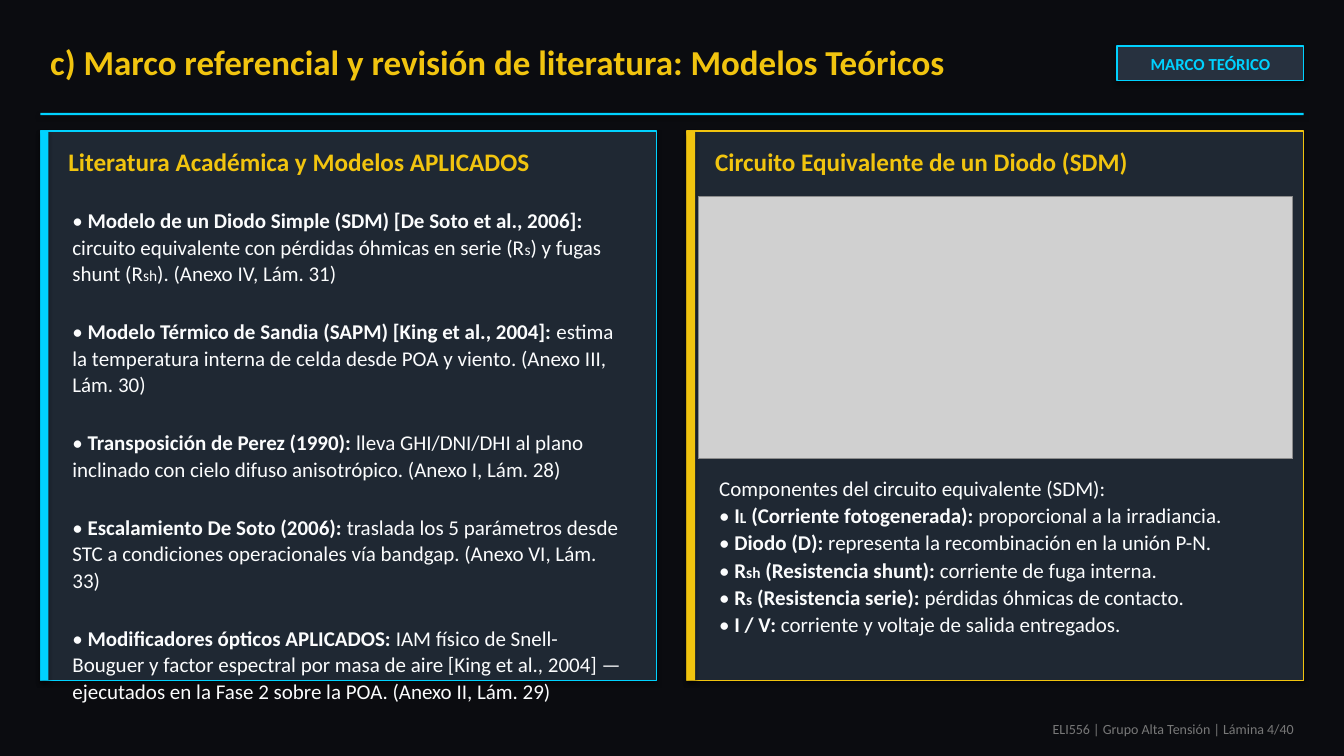
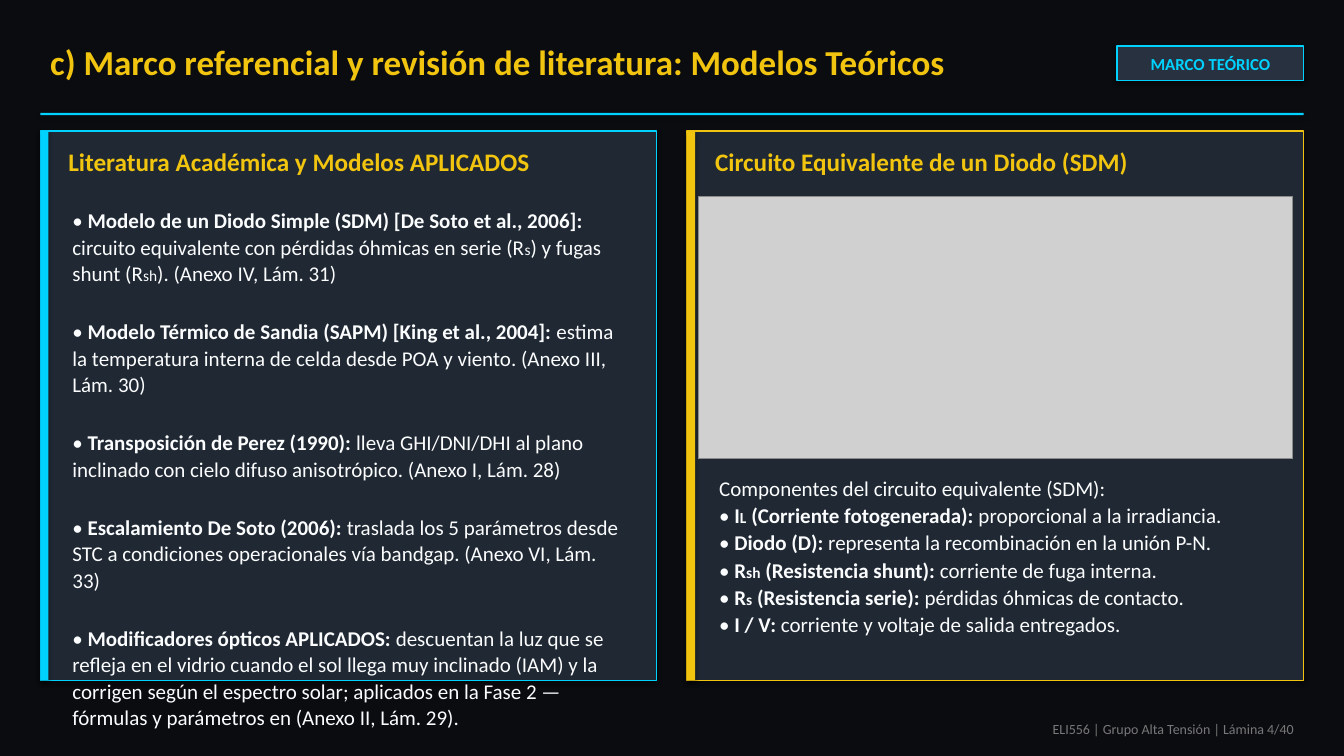
Before and after one commit to theChosen16/t2-paneles, a slide deck: slide 4 of output/Presentacion_Final_ELI556_Atacama_POA_Tarea2_revisado.pptx. Drawn at 1344x756 pixels with LibreOffice and Linux fonts; fonts in the diff are those of the drawing; grey boxes stand for pictures. Boxes give left, top, right and bottom in pixels: in the first picture for what was removed or moved away, otherwise in the second. Text is boxed around its words. In the diff, an @@ line names an element or a change of style, - is before the commit and + after.

Commit message:
fix: corrige desbordes de texto y simplifica explicacion de modificadores opticos
- Simplifica la vineta de modificadores opticos en la lamina de Marco Teorico
  (lenguaje simple, detalle tecnico remitido al Anexo II)
- Acorta titulo y pie de la lamina de modificadores opticos, moviendo el
  detalle de implementacion al Anexo II
- Corrige desborde de tabla en la lamina de Sintesis (chocaba con el pie de pagina)
- Corrige desborde de etiqueta y titulo en la lamina de Recurso Real
- Corrige desborde del panel de funciones pvlib en el Anexo de herramientas
- Ajusta alturas de panel en el Anexo XIII para evitar desborde

```diff
--- a/output/Presentacion_Final_ELI556_Atacama_POA_Tarea2_revisado.pptx
+++ b/output/Presentacion_Final_ELI556_Atacama_POA_Tarea2_revisado.pptx
@@ text at [72,631,604,729]: text changed @@
-• Modificadores ópticos APLICADOS: IAM físico de Snell-Bouguer y factor espectral por masa de aire [King et al., 2004] — ejecutados en la Fase 2 sobre la POA. (Anexo II, Lám. 29)
+• Modificadores ópticos APLICADOS: descuentan la luz que se refleja en el vidrio cuando el sol llega muy inclinado (IAM) y la corrigen según el espectro solar; aplicados en la Fase 2 — fórmulas y parámetros en (Anexo II, Lám. 29).
```
Also in this commit, not shown: 5 other slides changed, 1 other file.
